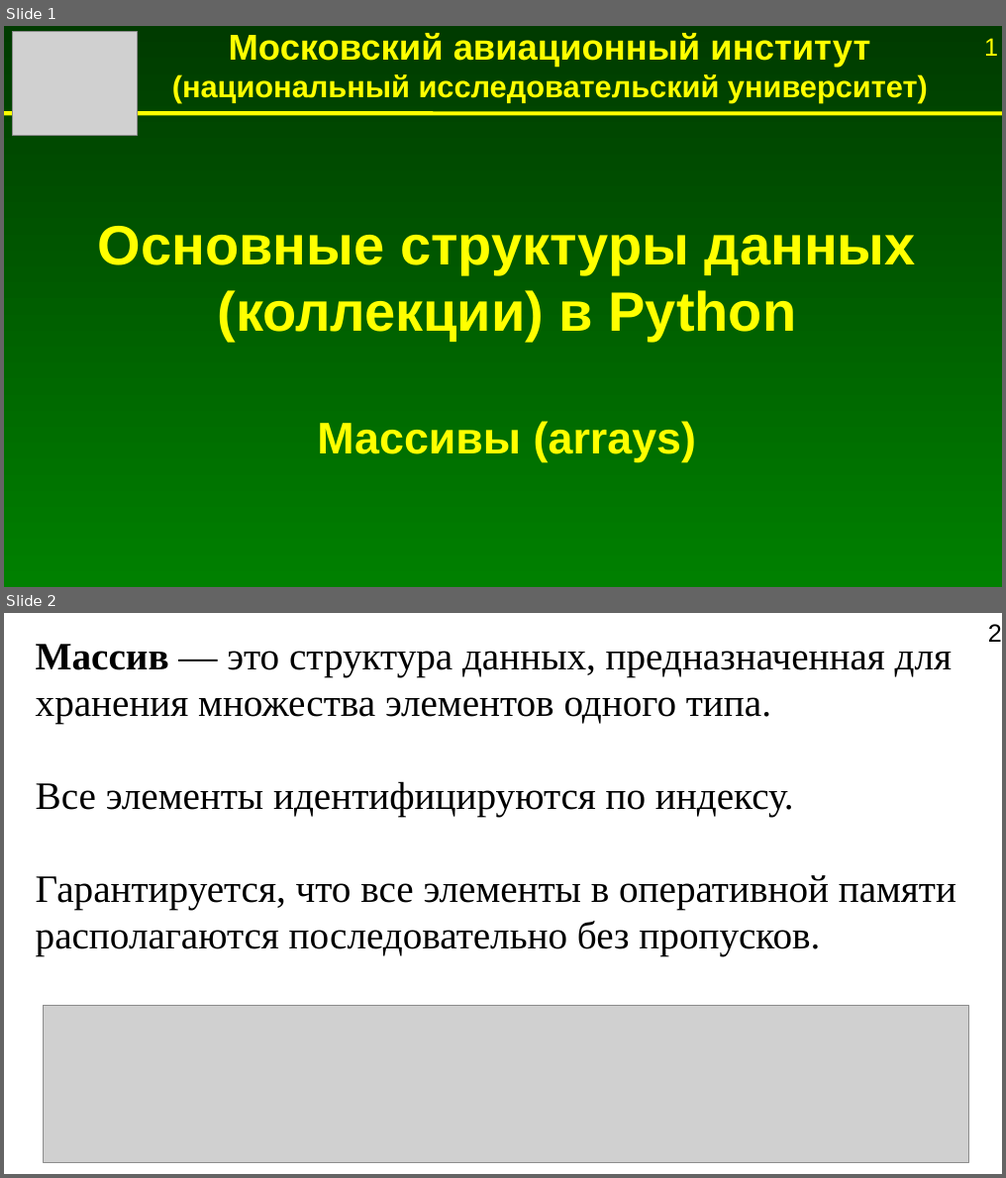
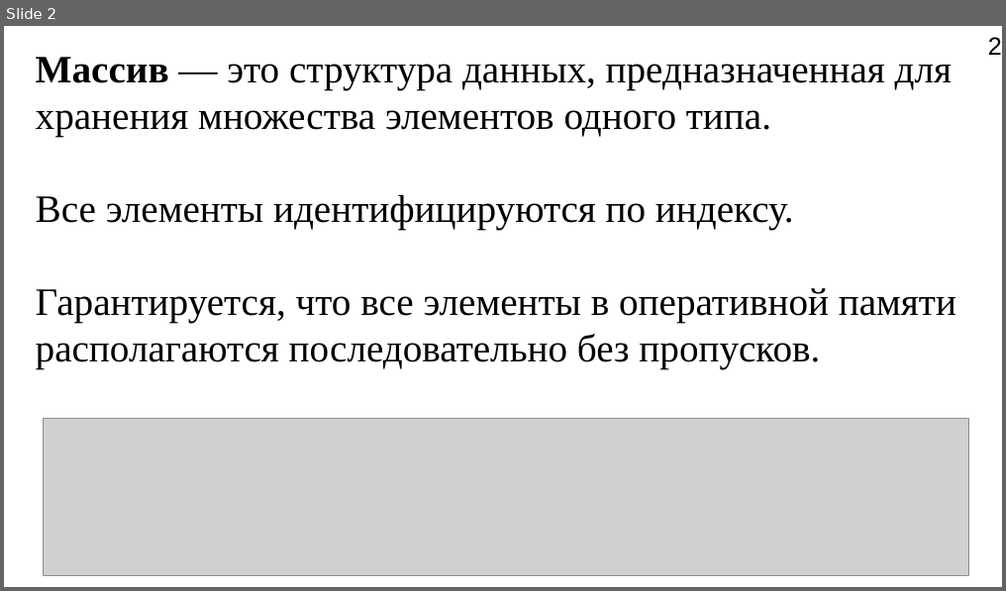
Before and after one commit to Jenyay/modelling, a slide deck: python language/presentations/07. Basic data structures. Arrays.odp. Shown one above the other, each under a label of ours: slides 1 and 2 before the commit, slide 2 after it. The pictures are 1006x1178 and 1006x591 pixels, drawn with LibreOffice and Linux fonts; fonts in the diff are those of the drawing; grey boxes stand for pictures. Boxes give left, top, right and bottom in pixels: in the first picture for what was removed or moved away, otherwise in the second. Text is boxed around its words. In the diff, an @@ line names an element or a change of style, - is before the commit and + after.

Commit message:
Оформительские исправления в презентациях про Python

```diff
--- a/python language/presentations/07. Basic data structures. Arrays.odp
+++ b/python language/presentations/07. Basic data structures. Arrays.odp
@@ slide 1 removed at <box>4,26,1002,587</box>, background gradient #003B00 to #008000 @@
@@ picture removed at <box>12,31,137,135</box> @@
@@ text removed at <box>172,33,928,103</box> @@
-Московский авиационный институт
-(национальный исследовательский университет)
@@ page number removed at <box>984,38,998,56</box> @@
-1
@@ line removed from (4, 114) to (1002, 114) @@
@@ text removed at <box>98,226,916,463</box> @@
-Основные структуры данных (коллекции) в Python
-Массивы (arrays)
```
Also in this commit, not shown: 1 slide added, 11 other files.
